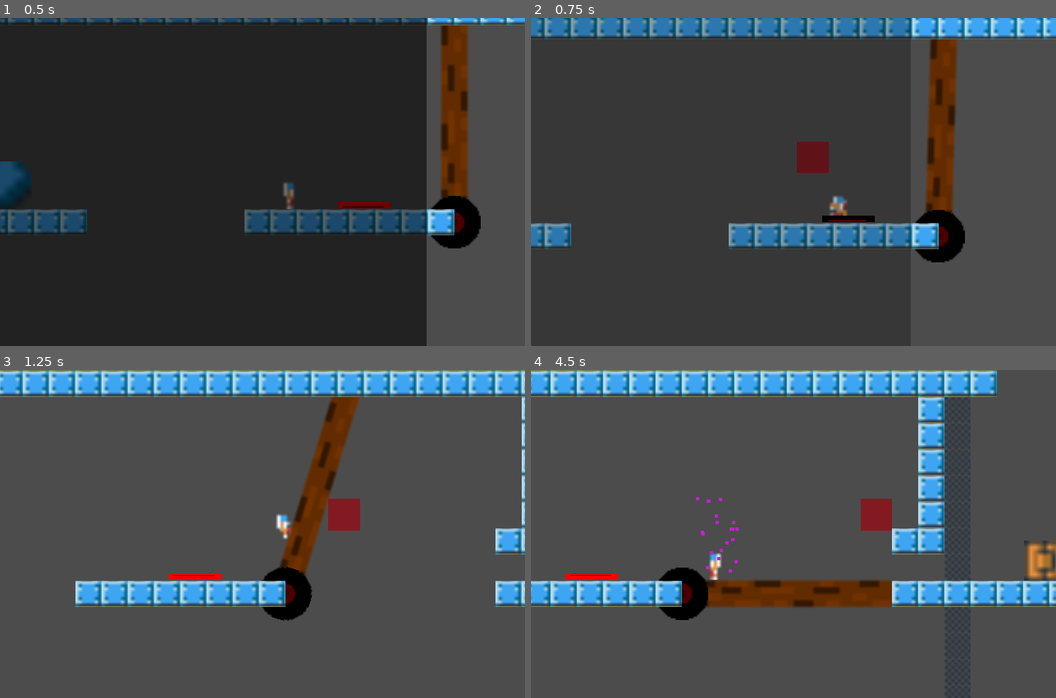
Above: before the commit, frames 1-4 (two rows, left to right).
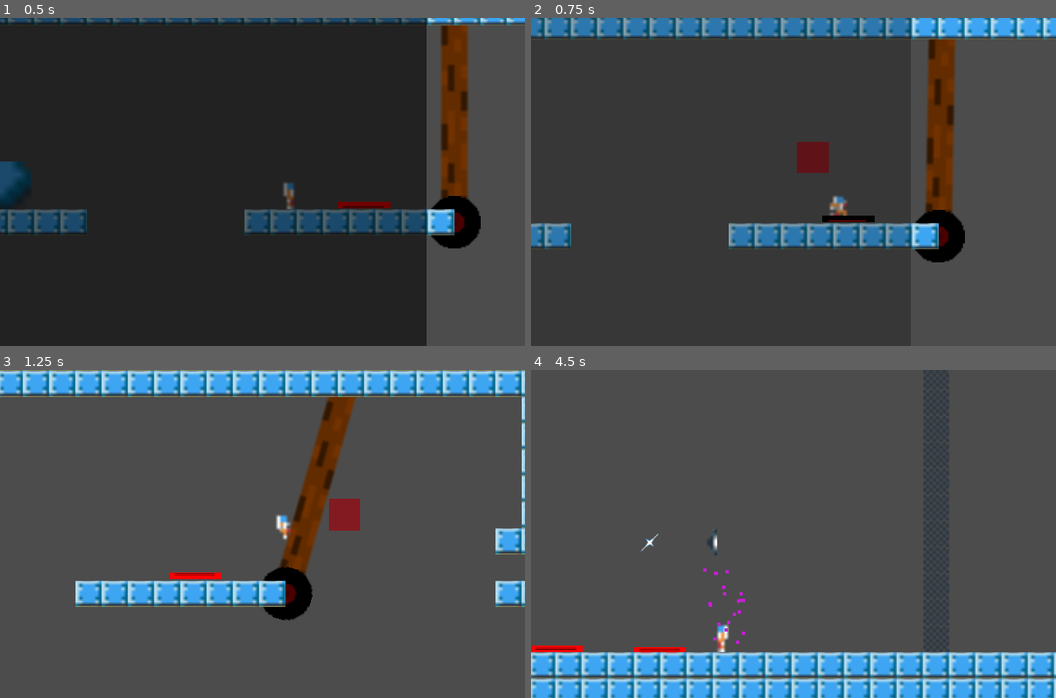
Above: after the commit, the same moments.

Repository: KapFlagon/Imoonity
Game: Godot game, scene res://src/scenes/levels/prototypes/ButtonLevel.tscn
Two runs of this game, one before a commit and one after it. Both use one fixed random seed, a clock stepped at 60 frames per second and the inputs below. This scene is started directly instead of the project's main scene.
Inputs:
- Up to frame 1 (0.5 s): no input
- Up to frame 2 (0.75 s): tap Enter (ui_accept) at 0.5 s; hold D (move_right) from 0.53 s (still down); tap P (action_fire) at 0.6 s
- Up to frame 3 (1.25 s): keep holding D (move_right); tap W (move_jump) at 0.77 s
- Up to frame 4 (4.5 s): tap O (action_phase) at 1.35 s; tap W (move_jump) at 1.52, 3.02, 3.77 s; release D (move_right) at 2.03 s; hold A (move_left) 2.03-2.78 s; tap R (drop) at 2.1 s; hold D (move_right) 2.78-4.28 s; tap G (grab_object) at 2.85 s; tap E (pickup) at 3.6 s; hold A (move_left) from 4.28 s (still down); tap 1 (power_1) at 4.35 s

Frame 1 is identical in both runs. In frame 2, 0.3% of the frame differs, in the area x 75-82%, y 6-75%; in frame 3, 1.7%; in frame 4, 35%, in the area x 0-100%, y 0-100%.

Commit message:
Added some of the dynamic rotation logic of bridge objects

Diff:
--- a/World/Props/Bridge.gd
+++ b/World/Props/Bridge.gd
@@ -4,6 +4,12 @@
 
 export(Positions) var closedPosition
 export(Positions) var openedPosition
+var animPlayer
+var rotateBridgeAnim
+
+func _ready():
+	buildDynamicAnimationPlayer()
+	#buildDynamicAnimationPlayer(0,90)
 
 func closeBridge() -> void:
 	rotateBridge(closedPosition)
@@ -18,7 +24,8 @@
 				set_rotation_degrees(0)
 		Positions.RIGHT:
 			if isValidRotation(90):
-				$AnimationPlayer.play("UP-to-RIGHT")
+				animPlayer.play("rotateBridgeAnim")
+				#$AnimationPlayer.play("UP-to-RIGHT")
 				#set_rotation_degrees(90)
 		Positions.DOWN:
 			if isValidRotation(180):
@@ -37,4 +44,21 @@
 
 func _on_BridgeButton_pressed():
 	rotateBridge(Positions.RIGHT)
-	print("Hello")
+	#print("Hello")
+
+#func buildDynamicAnimationPlayer(degreesStart, degreesEnd) -> void:
+func buildDynamicAnimationPlayer() -> void:
+	animPlayer = AnimationPlayer.new()
+	add_child(animPlayer)
+	rotateBridgeAnim = Animation.new()
+	animPlayer.add_animation( "rotateBridgeAnim", rotateBridgeAnim)
+	rotateBridgeAnim.add_track(0)
+	rotateBridgeAnim.length = 3
+	var path = String(self.get_path())
+	path = path + ":rotation_degrees"
+	#print(path)
+	rotateBridgeAnim.track_set_path(0, path)
+	rotateBridgeAnim.track_insert_key(0, 0.0, 0)
+	rotateBridgeAnim.track_insert_key(0, 3, 90)
+	#rotateBridgeAnim.track_insert_key(0, 0.0, degreesStart)
+	#rotateBridgeAnim.track_insert_key(0, 3, degreesEnd)
--- a/World/Props/Bridge.tscn
+++ b/World/Props/Bridge.tscn
@@ -62,6 +62,6 @@
 position = Vector2( -1.90735e-06, -32 )
 shape = SubResource( 2 )
 
-[node name="AnimationPlayer" type="AnimationPlayer" parent="."]
+[node name="AnimationPlayerOG" type="AnimationPlayer" parent="."]
 anims/RIGHT-to-DOWN = SubResource( 4 )
 anims/UP-to-RIGHT = SubResource( 3 )
--- a/src/scenes/levels/prototypes/object1.gd
+++ b/src/scenes/levels/prototypes/object1.gd
@@ -3,6 +3,7 @@
 var picked = false
 var originalspeed
 var originaljump
+
 
 func _ready():
 	originalspeed = get_node("../Player").base_movement_speed
